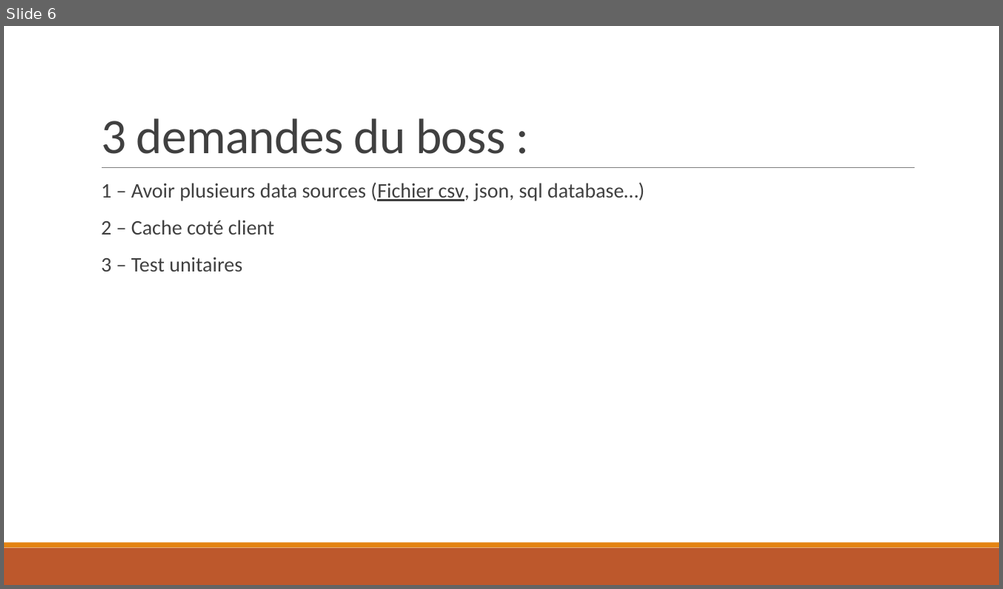
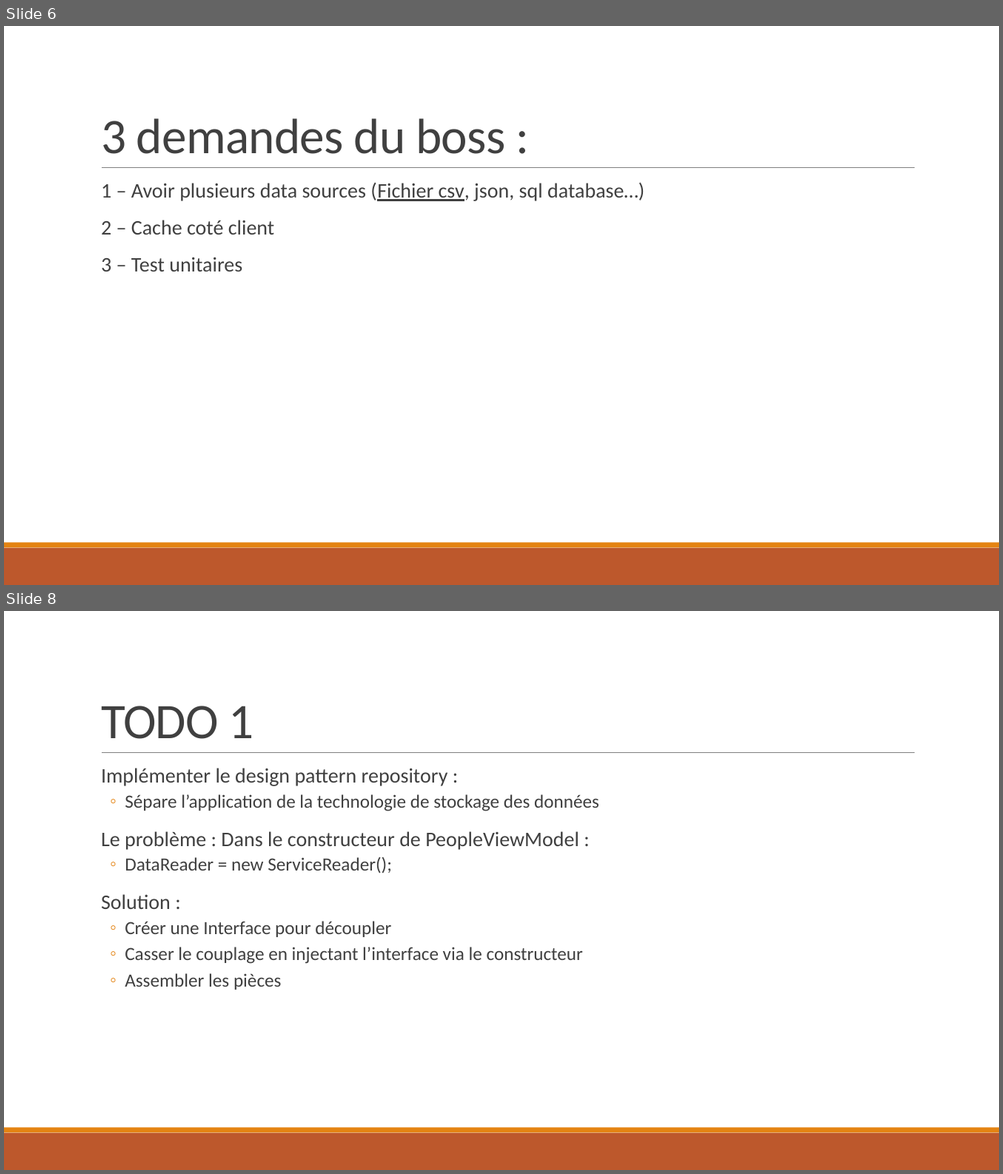
Before and after one commit to Sybaris-Classroom/Exercices, a slide deck: DependencyInjection/Exercice DependencyInjection.pptx. Shown one above the other, each under a label of ours: slide 6 before the commit, slides 6 and 8 after it; the slides between them are not shown. The pictures are 1003x589 and 1003x1174 pixels, drawn with LibreOffice and Linux fonts; fonts in the diff are those of the drawing. Boxes give left, top, right and bottom in pixels: in the first picture for what was removed or moved away, otherwise in the second. Text is boxed around its words. In the diff, an @@ line names an element or a change of style, - is before the commit and + after.

```diff
--- a/DependencyInjection/Exercice DependencyInjection.pptx
+++ b/DependencyInjection/Exercice DependencyInjection.pptx
@@ slide 8 added at [4,611,999,1170], background #FFFFFF; not listed: 3 template elements that a slide beside it also shows @@
@@ title added at [101,706,254,739], 48 pt, text #404040 @@
+TODO 1
@@ text added at [101,768,599,990], 18 pt, text #404040 @@
+  Implémenter le design pattern repository :
+  ◦ Sépare l’application de la technologie de stockage des données
+  Le problème : Dans le constructeur de PeopleViewModel :
+  ◦ DataReader = new ServiceReader();
+  Solution :
+  ◦ Créer une Interface pour découpler
+  ◦ Casser le couplage en injectant l’interface via le constructeur
+  ◦ Assembler les pièces
```
Also in this commit, not shown: 1 slide changed, 5 other slides added.
